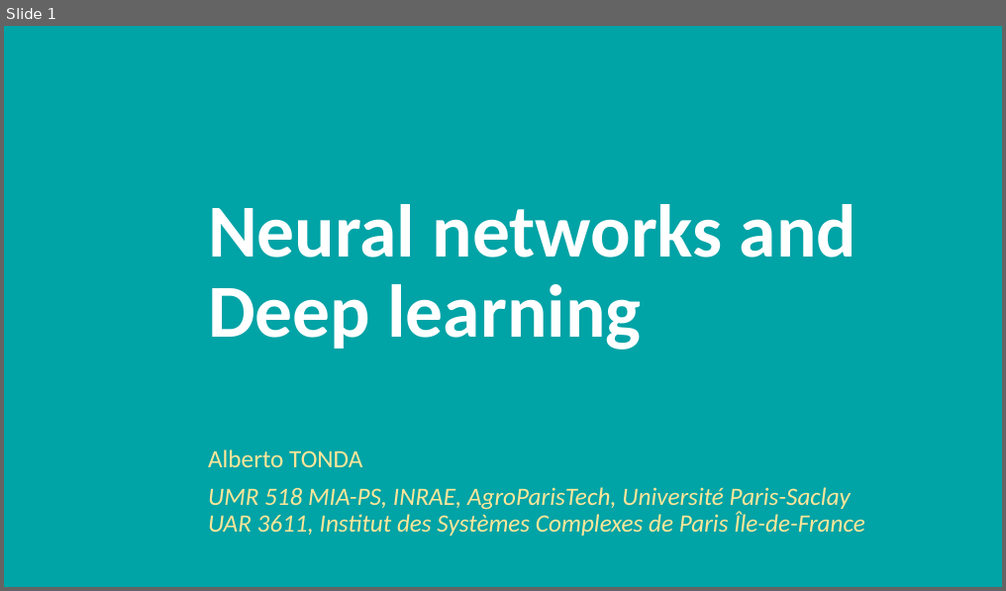
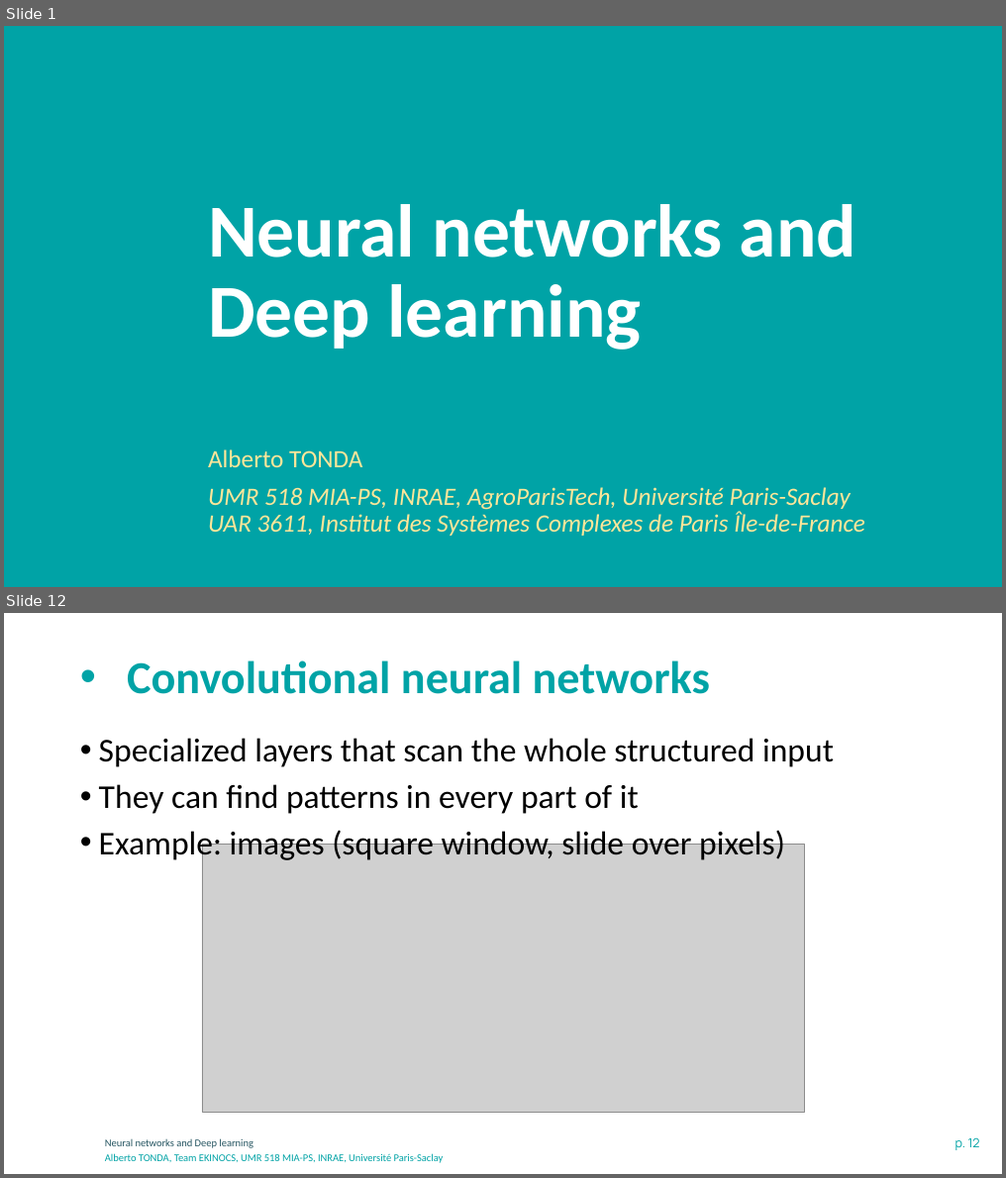
Before and after one commit to albertotonda/teaching, a slide deck: optimization-methods-for-artificial-intelligence/ml-neural-networks.pptx. Shown one above the other, each under a label of ours: slide 1 before the commit, slides 1 and 12 after it; the slides between them are not shown. The pictures are 1006x591 and 1006x1178 pixels, drawn with LibreOffice and Linux fonts; fonts in the diff are those of the drawing; grey boxes stand for pictures; background and template pictures are left out. Boxes give left, top, right and bottom in pixels: in the first picture for what was removed or moved away, otherwise in the second. Text is boxed around its words. In the diff, an @@ line names an element or a change of style, - is before the commit and + after.

```diff
--- a/optimization-methods-for-artificial-intelligence/ml-neural-networks.pptx
+++ b/optimization-methods-for-artificial-intelligence/ml-neural-networks.pptx
@@ slide 12 added at (4,613,1002,1174), background #FFFFFF @@
@@ title added at (127,661,710,694), 44 pt, text #00A3A6, bold @@
+• Convolutional neural networks
@@ text added at (99,738,834,862), 32 pt, text #000000 @@
+• Specialized layers that scan the whole structured input
+• They can find patterns in every part of it
+• Example: images (square window, slide over pixels)
@@ picture added at (202,845,804,1112) @@
@@ text added at (105,1139,253,1149), 10 pt, text #275662 @@
+Neural networks and Deep learning
@@ page number added at (955,1138,980,1151), 12 pt, text #00A3A6 @@
+p. 12
@@ text added at (105,1154,444,1163), 10 pt, text #00A3A6 @@
+Alberto TONDA, Team EKINOCS, UMR 518 MIA-PS, INRAE, Université Paris-Saclay
```
Also in this commit, not shown: 10 slides changed, 12 other slides added, 3 other files.
